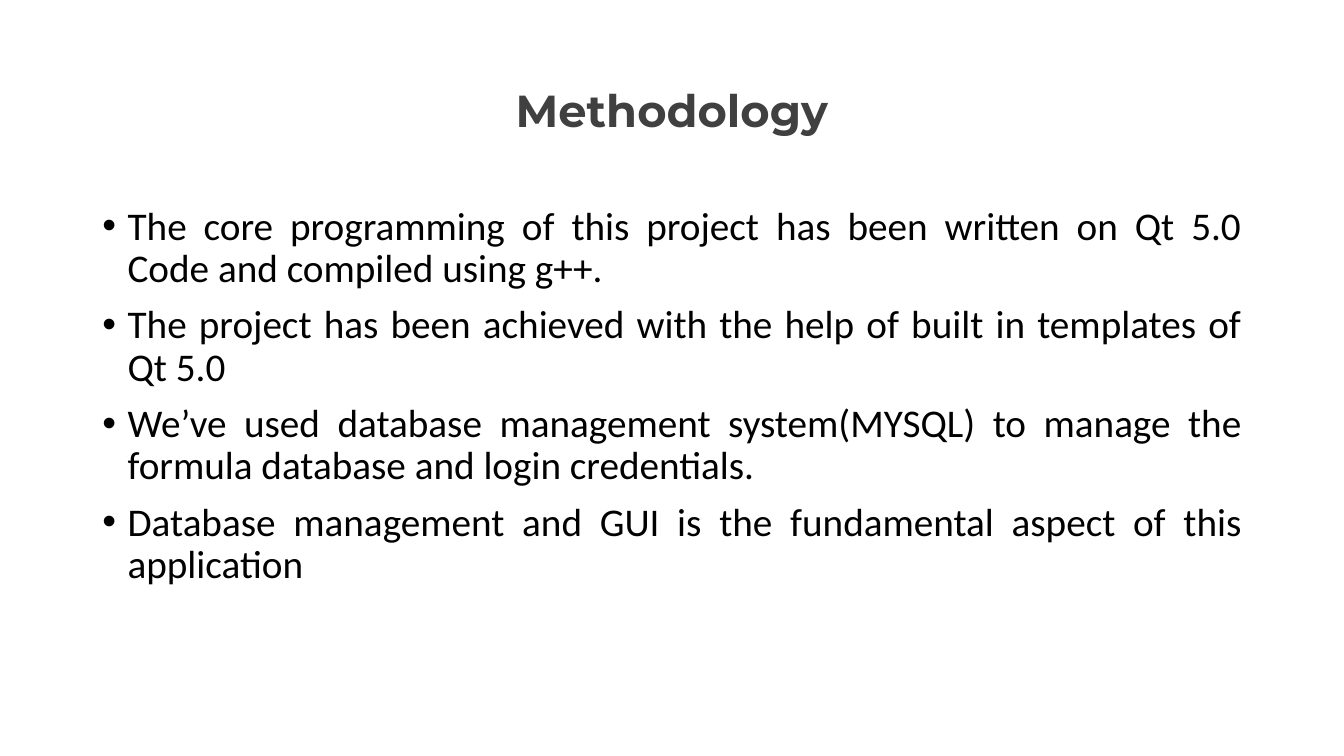
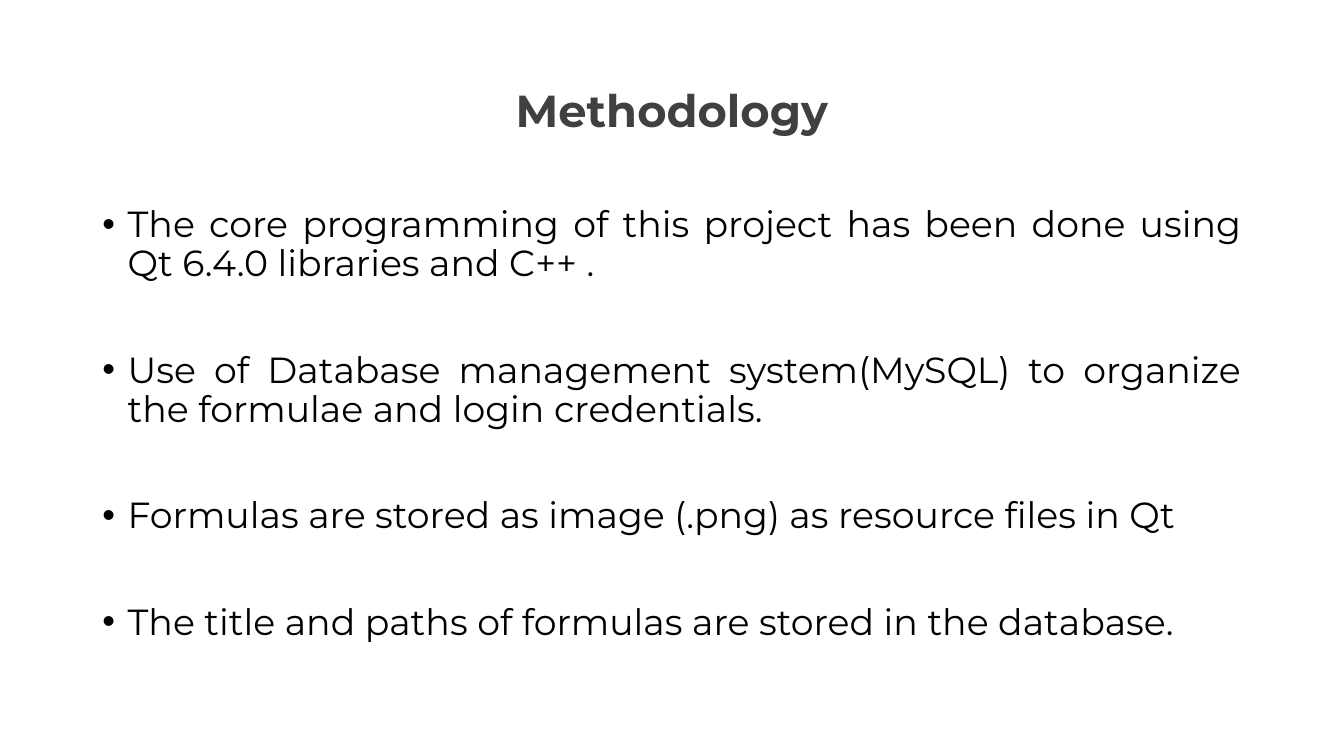
Before and after one commit to AtuLxCE/formula-encyclopaedia, a slide deck: slide 9 of Documentation/Formula Encylopedia 2.0 .pptx (slide 5 before the commit). Drawn at 1344x756 pixels with LibreOffice and Linux fonts; fonts in the diff are those of the drawing. Boxes give left, top, right and bottom in pixels: in the first picture for what was removed or moved away, otherwise in the second. Text is boxed around its words. In the diff, an @@ line names an element or a change of style, - is before the commit and + after.

```diff
--- a/Documentation/Formula Encylopedia 2.0 .pptx
+++ b/Documentation/Formula Encylopedia 2.0 .pptx
@@ text at box(128, 210, 1241, 642): text changed; size 28 to 25.9 pt; font Calibri to Montserrat @@
-• The core programming of this project has been written on Qt 5.0 Code and compiled using g++.
-• The project has been achieved with the help of built in templates of Qt 5.0
-• We’ve used database management system(MYSQL) to manage the formula database and login credentials.
-• Database management and GUI is the fundamental aspect of this application
+• The core programming of this project has been done using Qt 6.4.0 libraries and C++ .
+• Use of Database management system(MySQL) to organize the formulae and login credentials.
+• Formulas are stored as image (.png) as resource files in Qt
+• The title and paths of formulas are stored in the database.
```
Also in this commit, not shown: 7 other slides changed, 6 slides added.
